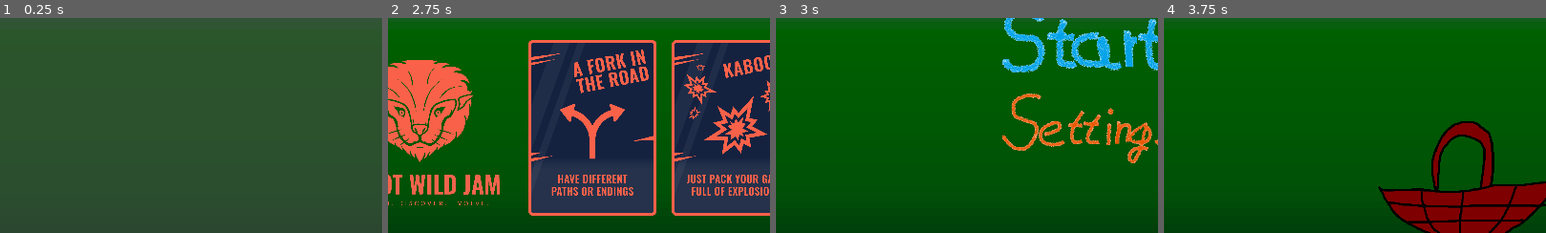
Above: before the commit, frames 1-4 (left to right).
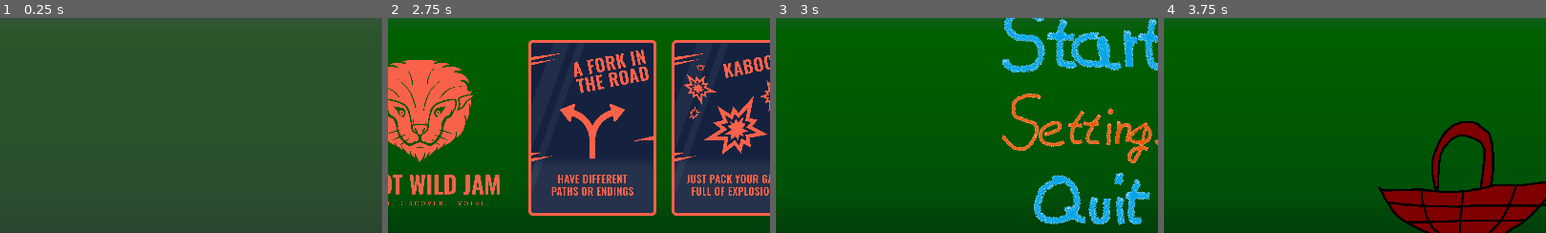
Above: after the commit, the same moments.

Repository: Glow-Project/gwj-55
Game: Godot game, scene res://intro.tscn
Same seed, same stepped clock (60 frames per second), same inputs: the game is played once before the commit and once after it.
Inputs (mouse positions are % of the whole screen's width and height, from its top left):
- Up to frame 1 (0.25 s): no input
- Up to frame 2 (2.75 s): move the mouse to (72, 45) at 0.52 s; move the mouse to (30, 55) at 1.27 s; tap Enter at 2 s; move the mouse to (60, 28) at 2.02 s
- Up to frame 3 (3 s): tap Space at 2.75 s; move the mouse to (45, 70) at 2.77 s
- Up to frame 4 (3.75 s): click (50, 52) at 3.5 s
The pictures show only the part of the screen within x 10-60%, y 46-96%; the shares and areas given below are measured in that part.

Frames 1-2 are identical in both runs. In frame 3, 2.7% of the frame differs, in the area x 67-98%, y 72-97%; in frame 4, nothing differs.

Commit message:
menu: add quit button

Diff:
--- a/menu.gd
+++ b/menu.gd
@@ -9,3 +9,6 @@
 
 func _on_settings_button_pressed():
 	get_tree().change_scene_to_file("res://settings.tscn")
+
+func _on_quit_button_pressed():
+	get_tree().quit()
--- a/menu.tscn
+++ b/menu.tscn
@@ -8,6 +8,8 @@
 [ext_resource type="AudioStream" uid="uid://2q4vt3w6e1fh" path="res://lullaby1.mp3" id="5_a2hf3"]
 [ext_resource type="Texture2D" uid="uid://yeuvjupl6xvj" path="res://settings.png" id="6_ltgrv"]
 [ext_resource type="Texture2D" uid="uid://w7knsnb5pyeg" path="res://settings_hovered.png" id="7_wej2g"]
+[ext_resource type="Texture2D" uid="uid://egaq3bwmts2b" path="res://quit.png" id="9_bje67"]
+[ext_resource type="Texture2D" uid="uid://bvnaqhkjbjweb" path="res://quit_hovered.png" id="10_07ex3"]
 
 [node name="Menu" type="Control"]
 layout_mode = 3
@@ -55,5 +57,16 @@
 volume_db = -8.0
 autoplay = true
 
+[node name="QuitButton" type="TextureButton" parent="."]
+layout_mode = 0
+offset_left = 495.0
+offset_top = 531.0
+offset_right = 858.0
+offset_bottom = 695.0
+scale = Vector2(0.49934, 0.49934)
+texture_normal = ExtResource("9_bje67")
+texture_hover = ExtResource("10_07ex3")
+
 [connection signal="pressed" from="StartButton" to="." method="_on_start_button_pressed"]
 [connection signal="pressed" from="SettingsButton" to="." method="_on_settings_button_pressed"]
+[connection signal="pressed" from="QuitButton" to="." method="_on_quit_button_pressed"]
Not shown: 1 places in menu.tscn that only renumber resources
